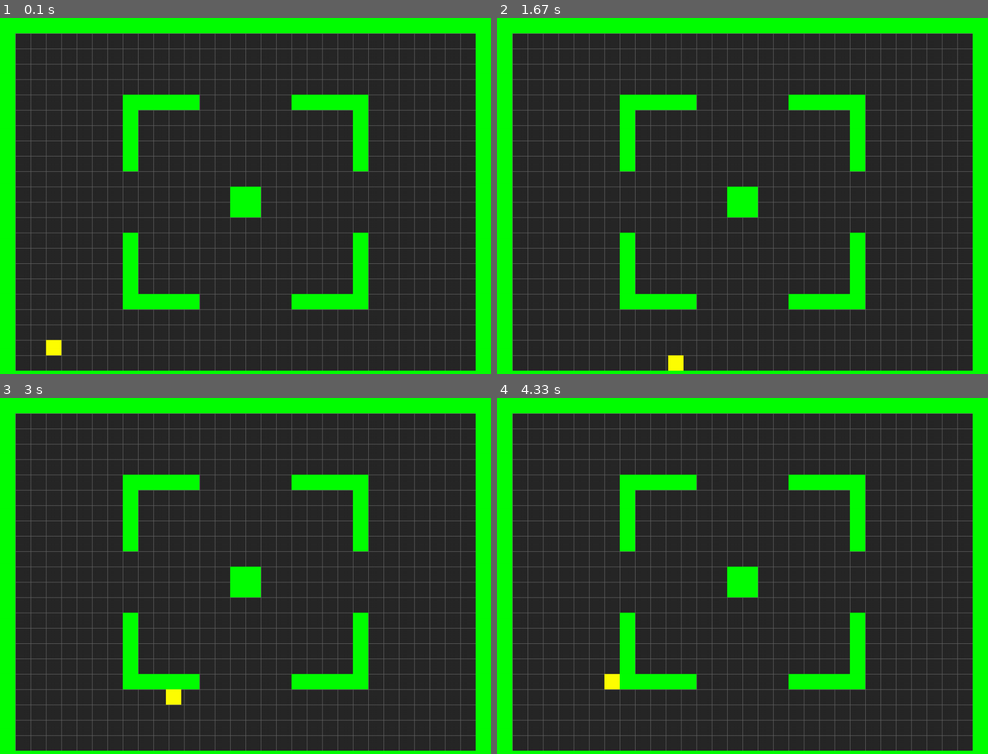
Above: before the commit, frames 1-4 (two rows, left to right).
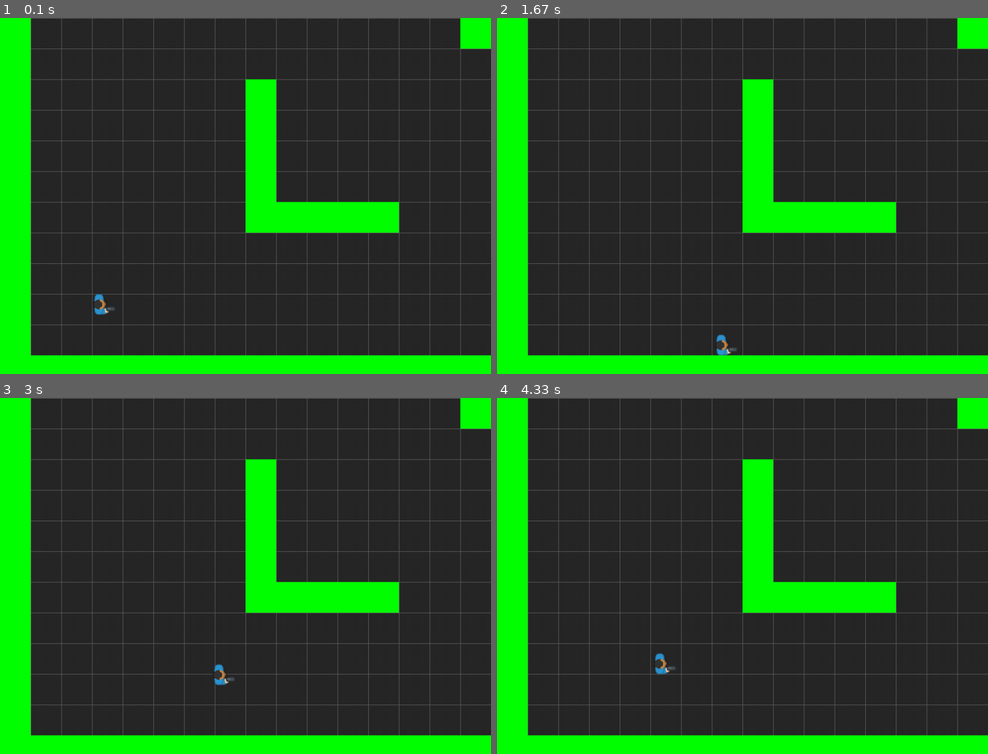
Above: after the commit, the same moments.

Repository: slepacusmiticus/visualstudiofiles
Game: pygame game, started from pygame/tiles_game/main.py
The game is run twice, just before and just after one commit, with the same random seed, the same clock (stepped at 60 frames per second) and the same inputs.
Inputs:
- Up to frame 1 (0.1 s): no input
- Up to frame 2 (1.67 s): hold S 0.33-0.8 s; hold Right 0.33-0.8 s; tap A at 0.83 s; hold Right 1.17-1.63 s
- Up to frame 3 (3 s): hold Up 1.67-1.97 s; hold Right 2-2.47 s; hold Left from 2.5 s (still down)
- Up to frame 4 (4.33 s): release Left at 3.03 s; hold Down 3.07-3.37 s; hold Left 3.4-3.8 s; hold Up 3.83-4.2 s; hold Right from 4.23 s (still down)

The runs differ from the first frame. In frame 1, 26% of the frame differs, in the area x 3-100%, y 0-100%; in frame 2, 26%; in frame 3, 26%; in frame 4, 26%.

Commit message:
vector and playeer img added

Diff:
--- a/pygame/tiles_game/main.py
+++ b/pygame/tiles_game/main.py
@@ -18,9 +18,9 @@
 
     def load_data(self):
         game_folder = path.dirname(__file__)
+        img_folder =path.join(game_folder, 'img')
         self.map = Map(path.join(game_folder, 'map.txt'))
-
-
+        self.player_img = pg.image.load(path.join(img_folder,PLAYER_IMG)).convert_alpha()
     def new(self):
         #start a new game
         self.all_sprites = pg.sprite.Group()
--- a/pygame/tiles_game/settings.py
+++ b/pygame/tiles_game/settings.py
@@ -15,9 +15,10 @@
 DARKGRAY=(40,40,40)
 BGCOLOR = DARKGRAY
 
-TILESIZE = 32
+TILESIZE = 64
 GRIDWIDTH = WIDTH/TILESIZE
 GRIDHEIGHT = HEIGHT / TILESIZE
 
 #player settings
 PLAYER_SPEED = 350
+PLAYER_IMG = 'manBlue_gun.png'
--- a/pygame/tiles_game/sprites.py
+++ b/pygame/tiles_game/sprites.py
@@ -1,62 +1,61 @@
 import pygame as pg
 from settings import *
+vec =pg.math.Vector2
 
 class Player(pg.sprite.Sprite):
     def __init__(self,game,x,y):
         self.groups=game.all_sprites
         pg.sprite.Sprite.__init__(self,self.groups)
         self.game =game
-        self.image = pg.Surface((TILESIZE,TILESIZE))
-        self.image.fill(YELLOW)
+        self.image = game.player_img
         self.rect= self.image.get_rect()
-        self.vx,self.vy = 0,0
-        self.x =x*TILESIZE
-        self.y =y*TILESIZE
+        self.vel=vec(0,0)
+        self.pos = vec(x,y)*TILESIZE
 
     def get_keys(self):
+        self.vel=vec(0,0)
         self.vx,self.vy = 0,0
         keys = pg.key.get_pressed()
         if keys[pg.K_LEFT]or keys[pg.K_a]:
-            self.vx = -PLAYER_SPEED
+            self.vel.x = -PLAYER_SPEED
         if keys[pg.K_RIGHT]or keys[pg.K_d]:
-            self.vx = PLAYER_SPEED
+            self.vel.x = PLAYER_SPEED
         if keys[pg.K_UP]or keys[pg.K_w]:
-            self.vy = -PLAYER_SPEED
+            self.vel.y = -PLAYER_SPEED
         if keys[pg.K_DOWN]or keys[pg.K_s]:
-            self.vy = PLAYER_SPEED
+            self.vel.y = PLAYER_SPEED
         # if diag speed > ortogonal speed fo this to fix/ equal them
-        if self.vx != 0 and self.vy !=0:
-            self.vx *= 0.7071
-            self.vy *= 0.7071
+        if self.vel.x != 0 and self.vel.y !=0:
+            self.vel *= 0.7071
+
 
 
     def collide_with_walls(self,dir):
         if dir == 'x':
             hits = pg.sprite.spritecollide(self,self.game.walls,False)
             if hits:
-                if self.vx > 0:
-                    self.x = hits[0].rect.left - self.rect.width
-                if self.vx < 0:
-                    self.x = hits[0].rect.right
-                self.vx = 0
-                self.rect.x = self.x
+                if self.vel.x > 0:
+                    self.pos.x = hits[0].rect.left - self.rect.width
+                if self.vel.x < 0:
+                    self.pos.x = hits[0].rect.right
+                self.vel.x = 0
+                self.rect.x = self.pos.x
         if dir == 'y':
             hits = pg.sprite.spritecollide(self,self.game.walls,False)
             if hits:
-                if self.vy >0:
-                    self.y=hits[0].rect.top - self.rect.height
-                if self.vy <0:
-                    self.y=hits[0].rect.bottom
-                self.vy = 0
-                self.rect.y =self.y
+                if self.vel.y >0:
+                    self.pos.y=hits[0].rect.top - self.rect.height
+                if self.vel.y <0:
+                    self.pos.y=hits[0].rect.bottom
+                self.vel.y = 0
+                self.rect.y =self.pos.y
 
     def update(self):
         self.get_keys()
-        self.x += self.vx * self.game.dt
-        self.y += self.vy * self.game.dt
-        self.rect.x = self.x
+        self.pos += self.vel *self.game.dt
+        self.rect.x = self.pos.x
         self.collide_with_walls('x')
-        self.rect.y = self.y
+        self.rect.y = self.pos.y
         self.collide_with_walls('y')
 
 
Binary file added: pygame/tiles_game/img/manBlue_gun.png
